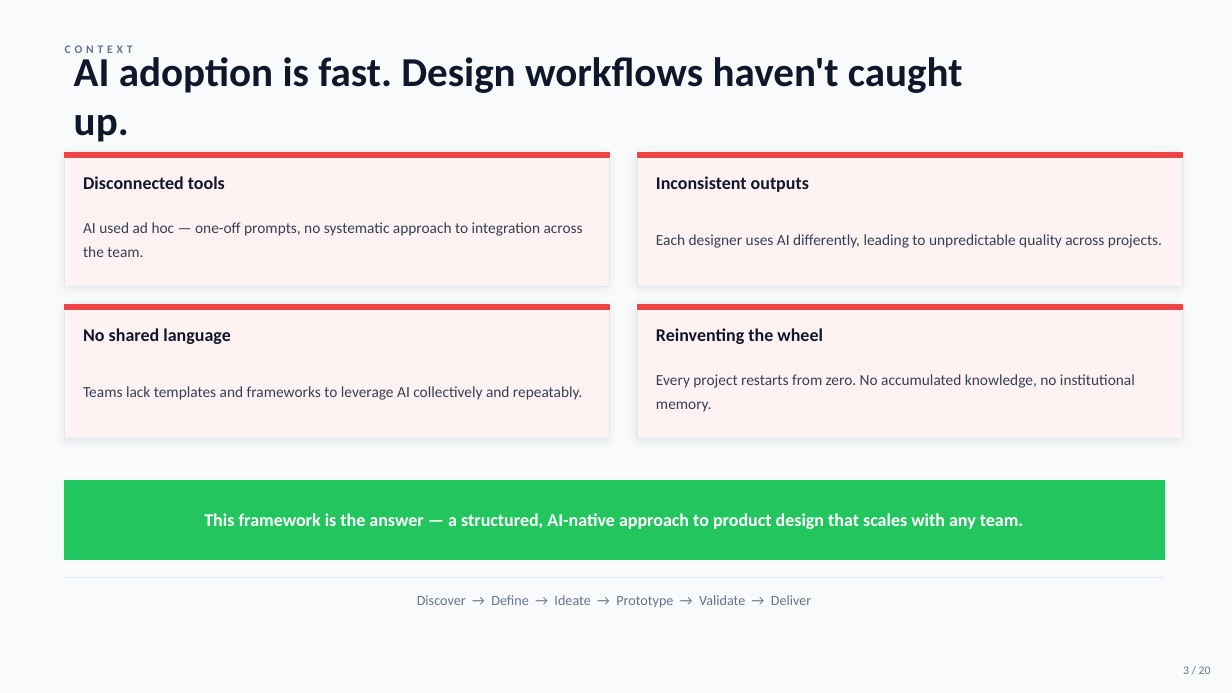
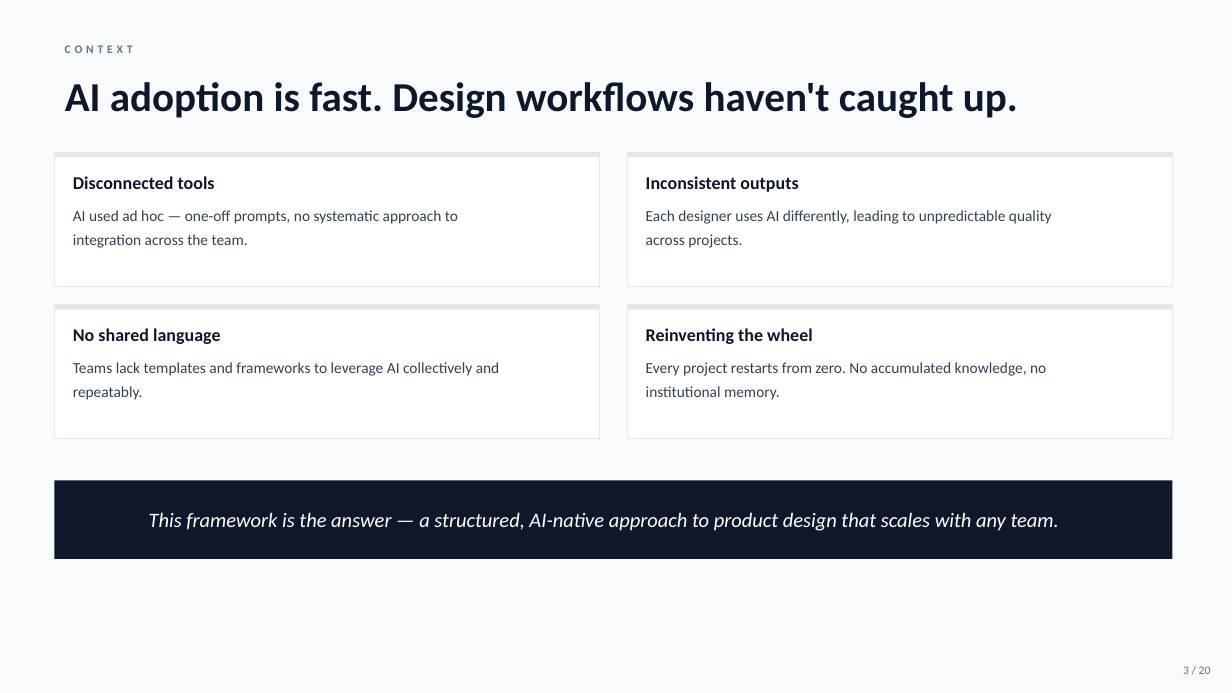
Before and after one commit to quinrobinson/agentic-product-design-framework, a slide deck: slide 3 of artifacts/onboarding-deck.pptx. Drawn at 1232x693 pixels with LibreOffice and Linux fonts; fonts in the diff are those of the drawing. Boxes give left, top, right and bottom in pixels: in the first picture for what was removed or moved away, otherwise in the second. Text is boxed around its words. In the diff, an @@ line names an element or a change of style, - is before the commit and + after.

```diff
--- a/artifacts/onboarding-deck.pptx
+++ b/artifacts/onboarding-deck.pptx
@@ text "AI adoption is fast. Design ..." rewrapped from (74, 52, 963, 142) to (65, 82, 1018, 118) @@
@@ text "AI used ad hoc — ...": place and size @@
-text "AI used ad hoc — ..." at (83, 222, 583, 257)
+text "AI used ad hoc — ..." at (73, 210, 458, 248)
@@ text "Each designer uses AI differently, ...": place and size @@
-text "Each designer uses AI differently, ..." at (656, 234, 1162, 248)
+text "Each designer uses AI differently, ..." at (646, 210, 1052, 248)
@@ 8 rectangles, 5 texts: place and size @@
-8 rectangles, 5 texts at (65, 152, 1183, 529)
+8 rectangles, 5 texts at (55, 152, 1173, 531)
@@ fill #FEF2F2 to #FFFFFF; shadow off in 4 elements at (55, 152, 600, 287), (55, 305, 600, 439), (628, 152, 1173, 287), (628, 305, 1173, 439) @@
@@ fill #EF4444 to #E7E6E6; outline #EF4444 1 pt to none in 4 elements at (55, 152, 600, 157), (55, 305, 600, 310), (628, 152, 1173, 157), (628, 305, 1173, 310) @@
@@ vertical alignment middle to top in 4 elements at (73, 210, 458, 248), (646, 210, 1052, 248), (646, 362, 1046, 400), (73, 362, 500, 400) @@
@@ text "Teams lack templates and frameworks ...": place and size @@
-text "Teams lack templates and frameworks ..." at (83, 386, 582, 400)
+text "Teams lack templates and frameworks ..." at (73, 362, 500, 400)
@@ text "Every project restarts from zero. ...": place and size @@
-text "Every project restarts from zero. ..." at (656, 374, 1135, 412)
+text "Every project restarts from zero. ..." at (646, 362, 1046, 400)
@@ rectangle: place and size @@
-rectangle at (65, 481, 1165, 559)
+rectangle at (55, 481, 1173, 559)
@@ rectangle at (55, 481, 1173, 559): fill #22C55E to #0F172A; outline #22C55E 1 pt to none @@
@@ text "This framework is the answer ..." at (149, 512, 1059, 531): size 14 to 16 pt, bold off, italic on @@
@@ line removed from (65, 578) to (1165, 578) @@
@@ text removed at (417, 595, 811, 607) @@
-Discover → Define → Ideate → Prototype → Validate → Deliver
```
Also in this commit, not shown: 19 other slides changed.
